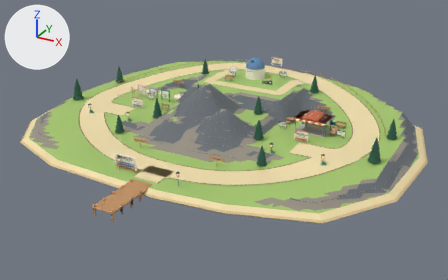
What one commit did to the glTF model static/models/low/projects.glb.
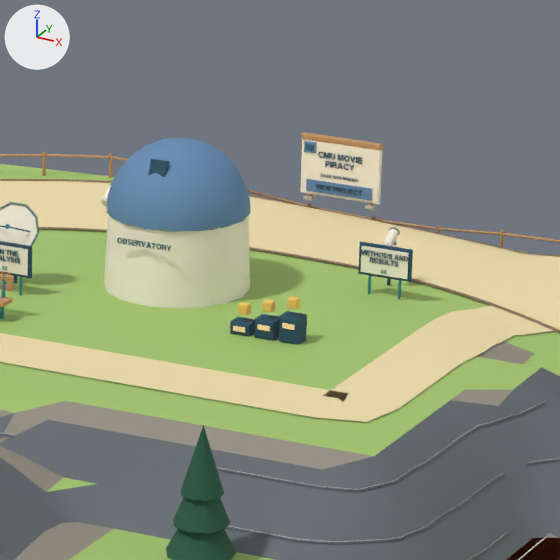
The first picture shows the older version from a 50 mm lens placed at (55.2, -100.4, 47.9), pointed at (2.7, -4.9, 0.2). The close-ups show the older and then the newer version on the part from 52% to 68% of the width and 14% to 41% of the height of that picture. Only the edits that show in the close-ups are written down. Lighting does not change. The marker at upper left points along +X, +Y and +Z. Where no turn or scale is listed for an object, it has been applied to the vertices.

Names of what the first close-up shows: 'anim_dish_ivory', 'district_research_navy', 'occluder_highlands_tree_7_-1_highlandsPine', 'occluder_research_dome_blue', 'occluder_research_observatory_ivory', 'static_grass', 'static_highlandsCliff', 'static_highlandsRock', 'static_highlandsStrataDark', 'static_sand', 'static_wood', 'station_research:research_blue', 'station_research:research_ivory', 'station_research:research_navy', 'station_research:research_stone', 'station_research:research_wood' and 20 more.
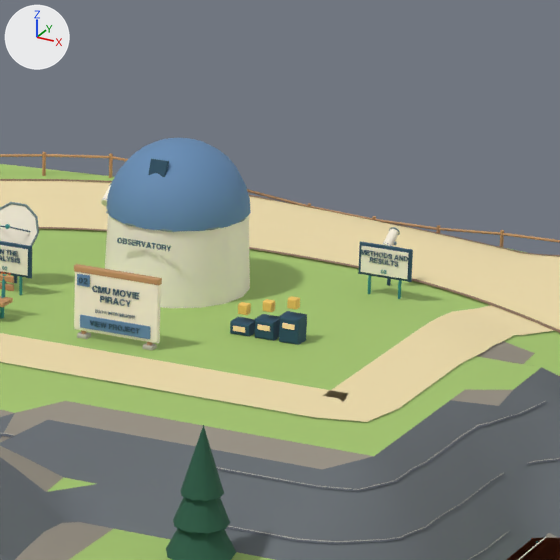
Boxes [x1, y1, x2, y2] around the edits, measured in the close-ups (560 x 560 px):
'station_research:research_ivory', moved
    before: [300, 139, 382, 204]
    after: [74, 272, 161, 343]
'station_research:research_blue', moved
    before: [304, 141, 372, 201]
    after: [77, 274, 150, 339]
'station_research:research_wood', moved
    before: [301, 132, 383, 206]
    after: [74, 264, 162, 345]
'station_research:research_navy', moved
    before: [306, 144, 362, 196]
    after: [79, 277, 140, 334]
'station_research:research_stone', moved
    before: [303, 194, 377, 211]
    after: [77, 332, 157, 350]

Diff of the bpy script that builds the scene:
```diff
--- a/static/models/low/projects.glb.py
+++ b/static/models/low/projects.glb.py
@@ ob_station_research_research_wood @@
 ob_station_research_research_wood.parent = ob_station_research_research
-ob_station_research_research_wood.location = (0.0, 10.95, 1.877)
+ob_station_research_research_wood.location = (0.0, -4.0, 1.877)
 ob_station_research_research_wood.scale = (1.31, 1.31, 1.31)
@@ ob_station_research_research_stone @@
 ob_station_research_research_stone.parent = ob_station_research_research
-ob_station_research_research_stone.location = (0.0, 10.95, 0.905)
+ob_station_research_research_stone.location = (0.0, -4.0, 0.905)
 ob_station_research_research_stone.scale = (1.17, 1.17, 1.17)
@@ ob_station_research_research_ivory @@
 ob_station_research_research_ivory.parent = ob_station_research_research
-ob_station_research_research_ivory.location = (0.0, 10.95, 1.95)
+ob_station_research_research_ivory.location = (0.0, -4.0, 1.95)
 ob_station_research_research_ivory.scale = (1.3, 1.3, 1.3)
@@ ob_station_research_research_blue @@
 ob_station_research_research_blue = bpy.data.objects.new('station_research:research_blue', me_mesh_64)
-ob_station_research_research_blue.location = (-0.05, 24.84, 7.57)
+ob_station_research_research_blue.location = (-0.05, 9.89, 7.57)
@@ ob_station_research_research_navy @@
 ob_station_research_research_navy = bpy.data.objects.new('station_research:research_navy', me_mesh_65)
-ob_station_research_research_navy.location = (-0.18, 24.82, 7.59)
+ob_station_research_research_navy.location = (-0.18, 9.87, 7.59)
```
